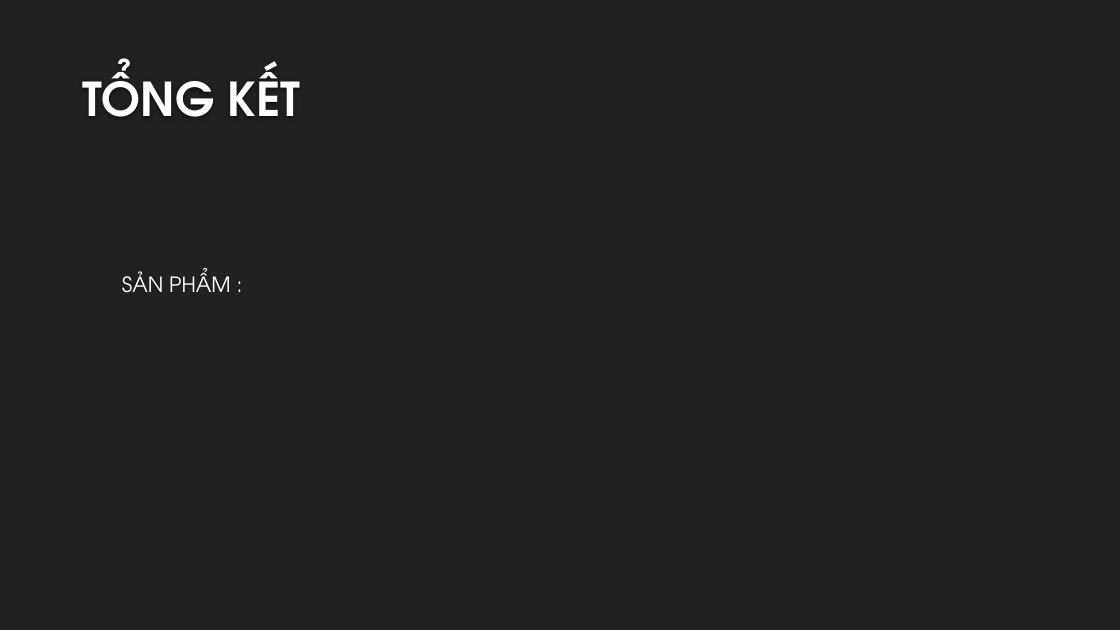
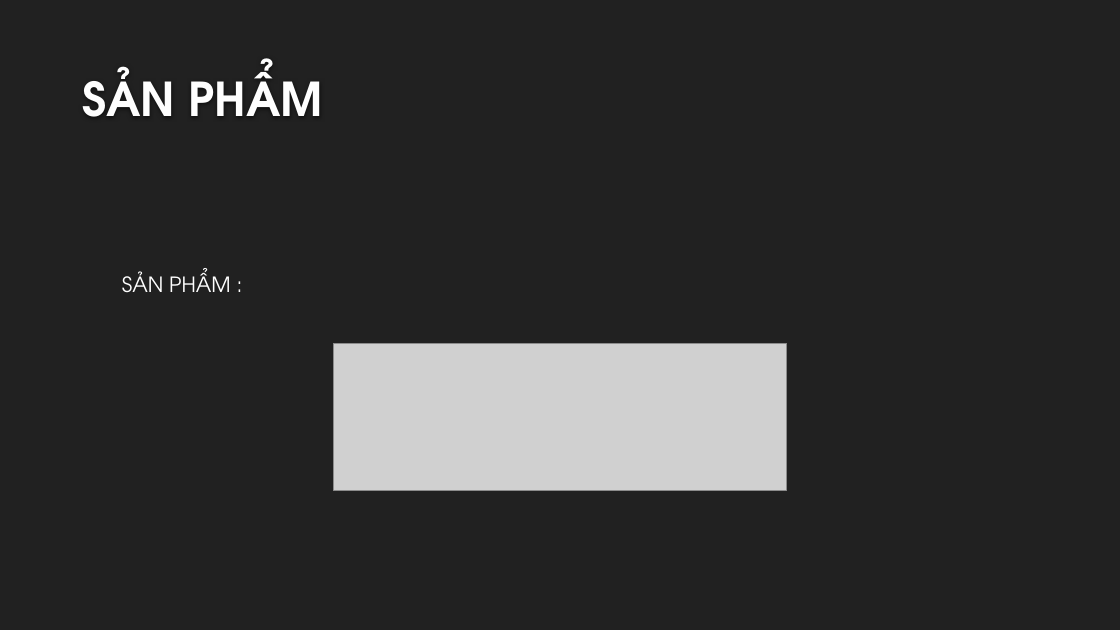
Before and after one commit to archimonde12/suggestGiftWebsite, a slide deck: slide 10 of PROJECT PRESENTATION.pptx (slide 11 before the commit). Drawn at 1120x630 pixels with LibreOffice and Linux fonts; fonts in the diff are those of the drawing; grey boxes stand for pictures; background and template pictures are left out. Boxes give left, top, right and bottom in pixels: in the first picture for what was removed or moved away, otherwise in the second. Text is boxed around its words. In the diff, an @@ line names an element or a change of style, - is before the commit and + after.

```diff
--- a/PROJECT PRESENTATION.pptx
+++ b/PROJECT PRESENTATION.pptx
@@ title at [83,66,322,117]: text changed @@
-TỔNG KẾT
+SẢN PHẨM
@@ picture added at [334,344,786,492] @@
```
Also in this commit, not shown: 4 other slides changed, 2 slides removed.
